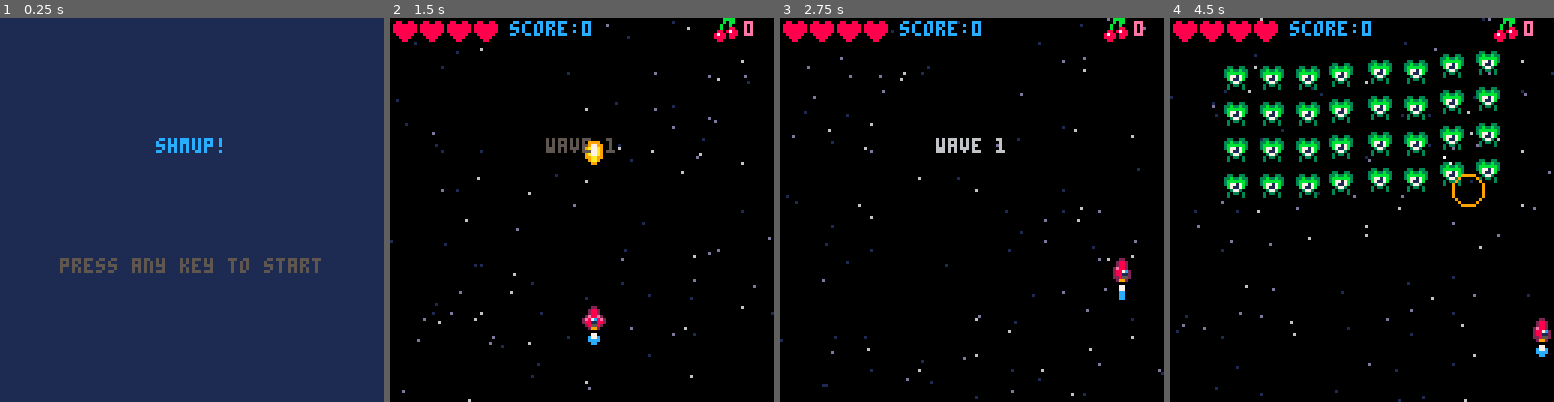
Above: before the commit, frames 1-4 (left to right).
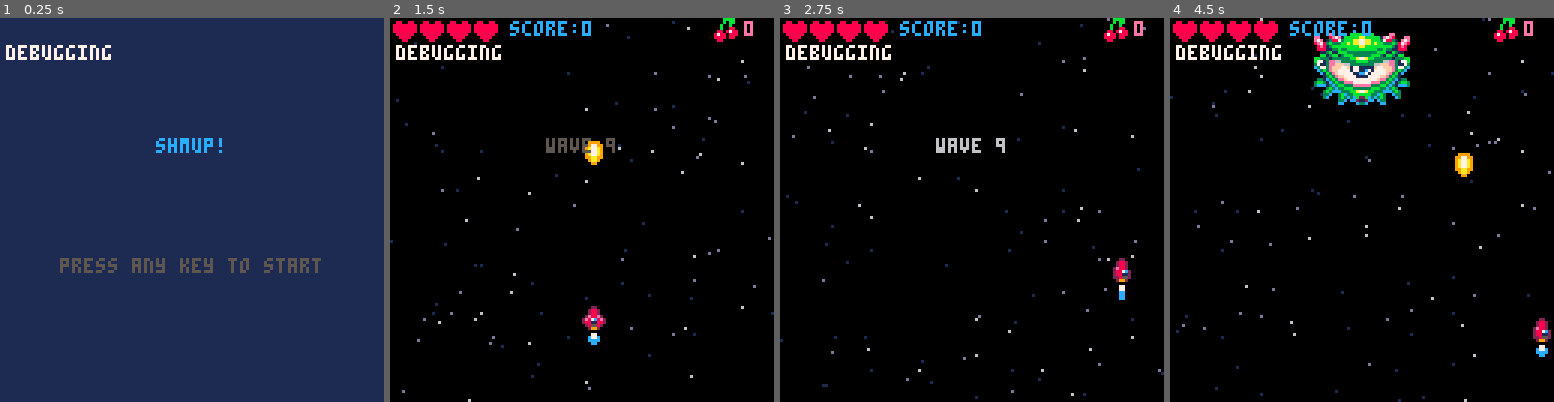
Above: after the commit, the same moments.

Repository: shanehendrickson/shmup
Game: PICO-8 cartridge shmup.p8
The game is run twice, just before and just after one commit, with the same random seed, the same clock (stepped at 60 frames per second) and the same inputs.
Inputs:
- Up to frame 1 (0.25 s): no input
- Up to frame 2 (1.5 s): tap X (X key) at 0.33, 1.07 s; tap O (Z key) at 0.7 s
- Up to frame 3 (2.75 s): hold Right 1.6-2.1 s; tap O (Z key) at 1.7, 2.1, 2.5 s; tap X (X key) at 1.85 s; hold Up 2.15-2.42 s; hold Right from 2.47 s (still down)
- Up to frame 4 (4.5 s): tap O (Z key) every 0.4 s from 2.9 to 4.1 s; tap X (X key) at 2.97, 4.08 s; release Right at 3.03 s; hold Left 3.08-3.58 s; hold Down 3.63-3.97 s; hold Right from 4.02 s (still down)

The runs differ from the first frame. In frame 1, 0.5% of the frame differs, in the area x 1-29%, y 7-11%; in frame 2, 0.6%; in frame 3, 0.6%; in frame 4, 12%, in the area x 1-86%, y 3-50%.

Commit message:
boss initial setup

Diff:
--- a/0_main.lua
+++ b/0_main.lua
@@ -1,11 +1,8 @@
 --[[
-
-    bombs?
-
-    scoring
 
     boss
 
+    scoring
     nicer screens
 ]]
 
@@ -17,6 +14,8 @@
     t=0
     lockout=0
     shake=0
+
+    debug="debugging"
 end
 
 function _update()
@@ -51,7 +50,7 @@
     elseif mode=="win" then
         draw_win()
     end
-
+    print(debug,2,9,7)
 end
 
 function startscreen()
@@ -62,7 +61,7 @@
 function startgame()
 
     t=0
-    wave=0
+    wave=8
     lastwave=9
     nextwave()
 
--- a/2_update.lua
+++ b/2_update.lua
@@ -1,75 +1,75 @@
 function update_game()
     --controls
-    ship.sx=0
-    ship.sy=0
-    ship.spr=2
+    ship.sx = 0
+    ship.sy = 0
+    ship.spr = 2
 
     if btn(0) then
-        ship.sx=-2
-        ship.spr=1
+        ship.sx = -2
+        ship.spr = 1
     end
     if btn(1) then
-        ship.sx=2
-        ship.spr=3
+        ship.sx = 2
+        ship.spr = 3
     end
     if btn(2) then
-        ship.sy=-2
+        ship.sy = -2
     end
     if btn(3) then
-        ship.sy=2
+        ship.sy = 2
     end
 
     if btnp(4) then
-        if cherry>0 then
+        if cherry > 0 then
             cherrybomb(cherry)
-            cherry=0
+            cherry = 0
         else
             sfx(32)
         end
     end
 
     if btn(5) then
-        if bultimer<=0 then
-            local newbul=makespr()
-            newbul.x=ship.x+1
-            newbul.y=ship.y-3
-            newbul.spr=16
-            newbul.colw=5
-            newbul.sy=-4
-            newbul.dmg=1
-            add(buls,newbul)
+        if bultimer <= 0 then
+            local newbul = makespr()
+            newbul.x = ship.x + 1
+            newbul.y = ship.y - 3
+            newbul.spr = 16
+            newbul.colw = 5
+            newbul.sy = -4
+            newbul.dmg = 1
+            add(buls, newbul)
 
             sfx(0)
-            muzzle=5
-            bultimer=4
-        end
-    end
-    bultimer-=1
+            muzzle = 5
+            bultimer = 4
+        end
+    end
+    bultimer -= 1
 
     --moving the ship
-    ship.x+=ship.sx
-    ship.y+=ship.sy
+    ship.x += ship.sx
+    ship.y += ship.sy
 
     --checking if we hit the edge
-    if ship.x>120 then
-        ship.x=120
-    end
-    if ship.x<0 then
-        ship.x=0
-    end
-    if ship.y>120 then
-        ship.y=120
-    end
-    if ship.y<0 then
-        ship.y=0
+    if ship.x > 120 then
+        ship.x = 120
+    end
+    if ship.x < 0 then
+        ship.x = 0
+    end
+    if ship.y > 120 then
+        ship.y = 120
+    end
+    if ship.y < 0 then
+        ship.y = 0
     end
 
     --move the bullets
     for mybul in all(buls) do
         move(mybul)
 
-        if mybul.y<-8 then
-            del(buls,mybul)
+        if mybul.y < -8 then
+            del(buls, mybul)
         end
     end
 
@@ -77,16 +77,16 @@
     for myebul in all(ebuls) do
         move(myebul)
         animate(myebul)
-        if myebul.y>128 or myebul.x<-8 or myebul.x>128 or myebul.y<-8 then
-            del(ebuls,myebul)
+        if myebul.y > 128 or myebul.x < -8 or myebul.x > 128 or myebul.y < -8 then
+            del(ebuls, myebul)
         end
     end
 
     --move pickups
     for mypick in all(pickups) do
         move(mypick)
-        if mypick.y>128  then
-            del(pickups,mypick)
+        if mypick.y > 128 then
+            del(pickups, mypick)
         end
     end
 
@@ -98,28 +98,30 @@
         -- enemy animation
         animate(myen)
 
-
         --enemy leaving screen
-        if myen.mission!="flyin" then
-            if myen.y>128 or myen.x<-8 or myen.x>128 then
-                del(enemies,myen)
+        if myen.mission != "flyin" then
+            if myen.y > 128 or myen.x < -8 or myen.x > 128 then
+                del(enemies, myen)
             end
         end
     end
 
     --collision bullet x enemy
     for myen in all(enemies) do
-        for mybul in all (buls) do
-            if col(myen,mybul) then
-                del(buls,mybul)
-                smol_shwave(mybul.x,mybul.y)
-                smol_spark(myen.x+4,myen.y+4)
-                if myen.hp>0 then
-                    myen.hp-=mybul.dmg
-                    sfx(3)
-                    myen.flash=2
+        for mybul in all(buls) do
+            if col(myen, mybul) then
+                del(buls, mybul)
+                smol_shwave(mybul.x, mybul.y)
+                smol_spark(myen.x + 4, myen.y + 4)
+                myen.hp -= mybul.dmg
+                sfx(3)
+                if myen.boss then
+                    myen.flash = 5
+                else
+                    myen.flash = 2
                 end
-                if myen.hp<=0 then
+
+                if myen.hp <= 0 then
                     killen(myen)
                 end
             end
@@ -128,43 +130,44 @@
 
     --collision ship x enemy
 
-    if invul<=0 then
+    if invul <= 0 then
         for myen in all(enemies) do
-            if col(myen,ship) then
-                explode(ship.x+4, ship.y+4,true)
-                lives-=1
-                shake=4
+            if col(myen, ship) then
+                explode(ship.x + 4, ship.y + 4, true)
+                lives -= 1
+                shake = 4
                 sfx(1)
-                invul=60
-            end
-        end
-    else invul-=1
+                invul = 60
+            end
+        end
+    else
+        invul -= 1
     end
 
     --collision ship x enemy bullets
-    if lives<=0 then
-        mode="over"
-        lockout=t+30
+    if lives <= 0 then
+        mode = "over"
+        lockout = t + 30
         music(6)
         return
     end
 
-    if invul<=0 then
+    if invul <= 0 then
         for myebul in all(ebuls) do
-            if col(myebul,ship) then
-                explode(ship.x+4, ship.y+4,true)
-                lives-=1
-                shake=4
+            if col(myebul, ship) then
+                explode(ship.x + 4, ship.y + 4, true)
+                lives -= 1
+                shake = 4
                 sfx(1)
-                invul=60
+                invul = 60
             end
         end
     end
 
     --collision pickup x ships
     for mypick in all(pickups) do
-        if col(mypick,ship) then
-            del(pickups,mypick)
+        if col(mypick, ship) then
+            del(pickups, mypick)
             plogic(mypick)
         end
     end
@@ -172,78 +175,74 @@
     --pick an enemy
     picktimer()
 
-
     --animate flame
-    flamespr=flamespr+1
-    if flamespr>9 then
-        flamespr=5
+    flamespr = flamespr + 1
+    if flamespr > 9 then
+        flamespr = 5
     end
 
     --animate mullze flash
-    if muzzle>0 then
-        muzzle=muzzle-1
+    if muzzle > 0 then
+        muzzle = muzzle - 1
     end
     animatestars()
 
     -- check if wave over
-    if mode=="game" and #enemies==0 then
+    if mode == "game" and #enemies == 0 then
         nextwave()
     end
-
-
 end --update_game
 
 function update_start()
-
-    if btn(4)==false and btn(5)==false then
-        btnreleased=true
+    if btn(4) == false and btn(5) == false then
+        btnreleased = true
     end
 
     if btnreleased then
         if btnp(4) or btnp(5) then
-        startgame()
-        btnreleased=false
+            startgame()
+            btnreleased = false
         end
     end
 end
 
 function update_over()
-    if t<lockout then
+    if t < lockout then
         return
     end
-    if btn(4)==false and btn(5)==false then
-        btnreleased=true
+    if btn(4) == false and btn(5) == false then
+        btnreleased = true
     end
 
     if btnreleased then
         if btnp(4) or btnp(5) then
             startscreen()
-            btnreleased=false
+            btnreleased = false
         end
     end
 end
 
 function update_win()
-    if t<lockout then
+    if t < lockout then
         return
     end
-    if btn(4)==false and btn(5)==false then
-        btnreleased=true
+    if btn(4) == false and btn(5) == false then
+        btnreleased = true
     end
 
     if btnreleased then
         if btnp(4) or btnp(5) then
             startscreen()
-            btnreleased=false
+            btnreleased = false
         end
     end
 end
 
 function update_wavetext()
     update_game()
-    wavetime-=1
-    if wavetime<=0 then
-        mode="game"
+    wavetime -= 1
+    if wavetime <= 0 then
+        mode = "game"
         spawnwave()
     end
 end
--- a/3_draw.lua
+++ b/3_draw.lua
@@ -14,7 +14,6 @@
         end
     end
 
-
     --drawing enemy bullets
     for myebul in all(ebuls) do
         drwmyspr(myebul)
@@ -22,15 +21,17 @@
 
     --floats
     for myfl in all(floats) do
-        cprint(myfl.txt,myfl.x,myfl.y,7)
-        myfl.y-=0.5
-        myfl.age+=1
-        if myfl.age>60 then
-            del(floats,myfl)
+        local mycol = 7
+        if t % 4 < 2 then
+            mycol = 8
+        end
+        cprint(myfl.txt, myfl.x, myfl.y, 7)
+        myfl.y -= 0.5
+        myfl.age += 1
+        if myfl.age > 60 then
+            del(floats, myfl)
         end
     end
-
-
 
     --drawing pickups
     for mypick in all(pickups) do
@@ -49,10 +50,18 @@
     --drawing enemies
     for myen in all(enemies) do
         if myen.flash > 0 then
+            if t % 4 < 2 then
+                pal(3, 8)
+                pal(11, 14)
+            end
+            if myen.boss then
+                myen.spr = 64
+            else
+                for i = 1, 15 do
+                    pal(i, 7)
+                end
+            end
             myen.flash -= 1
-            for i = 1, 15 do
-                pal(i, 7)
-            end
         end
         drwmyspr(myen)
         pal()
--- a/4_waves.lua
+++ b/4_waves.lua
@@ -78,8 +78,8 @@
         --boss
         attacfreq = 60
         placens({
+            { 0, 0, 0, 0, 5, 0, 0, 0, 0, 0 },
             { 0, 0, 0, 0, 0, 0, 0, 0, 0, 0 },
-            { 0, 0, 0, 0, 4, 0, 0, 0, 0, 0 },
             { 0, 0, 0, 0, 0, 0, 0, 0, 0, 0 },
             { 0, 0, 0, 0, 0, 0, 0, 0, 0, 0 }
         })
@@ -154,6 +154,24 @@
         myen.sprh = 2
         myen.colw = 16
         myen.colh = 16
+    elseif entype==5 then
+        -- boss
+        myen.spr = 68
+        myen.hp = 200
+        myen.ani = { 68, 72, 76, 72 }
+        myen.sprw = 4
+        myen.sprh = 3
+        myen.colw = 32
+        myen.colh = 24
+
+        myen.x=48
+        myen.y=-24
+
+        myen.posx=48
+        myen.posy=25
+
+        myen.boss=true
+
     end
 
     add(enemies, myen)
--- a/5_behavior.lua
+++ b/5_behavior.lua
@@ -8,19 +8,42 @@
     if myen.mission == "flyin" then
         --flying in
         --basic easing function: x+=(targetx-x)/n
-
-        myen.x += (myen.posx - myen.x) / 7 --ease in
-        myen.y += (myen.posy - myen.y) / 7
+        local dx = (myen.posx - myen.x) / 7 --ease in
+        local dy = (myen.posy - myen.y) / 7
+
+        if myen.boss then
+            -- myen.x+=min(dx,1)
+            myen.y += min(dy, 1)
+        else
+            myen.x += dx
+            myen.y += dy
+        end
 
         if abs(myen.y - myen.posy) < 0.7 then
             myen.y = myen.posy
             myen.x = myen.posx
-            myen.mission = "protect"
+            if myen.boss then
+                myen.mission = "boss1"
+                myen.phbegin=t
+            else
+                myen.mission = "protect"
+            end
         end
     elseif myen.mission == "protect" then
         --staying putting
 
-        --this enemy attack pattern would be great for an enemy class
+    elseif myen.mission == "boss1" then
+        boss1(myen)
+    elseif myen.mission == "boss2" then
+        boss2(myen)
+    elseif myen.mission == "boss3" then
+        boss3(myen)
+    elseif myen.mission == "boss4" then
+        boss4(myen)
+    elseif myen.mission == "boss5" then
+        boss5(myen)
+
+
     elseif myen.mission == "attack" then
         --attack
         if myen.type == 1 then
@@ -153,6 +176,7 @@
         end
         --enemies who are attacking are more likely to drop pickups
         cherrychance = 0.2
+        popfloat("100", myen.x + 4, myen.y + 4)
     end
 end
 
@@ -168,22 +192,21 @@
 function plogic(mypick)
     cherry += 1
     smol_shwave(mypick.x + 4, mypick.y + 4, 14)
-    if cherry==10 then
+    if cherry == 10 then
         --get a life
-        if lives<4 then
-            lives+=1
+        if lives < 4 then
+            lives += 1
             sfx(31)
-            cherry=0
-            popfloat("1up!",mypick.x+4,mypick.y+4)
+            cherry = 0
+            popfloat("1up!", mypick.x + 4, mypick.y + 4)
         else
             --????
-            score+=100
-            cherry=0
+            score += 100
+            cherry = 0
         end
     else
         sfx(30)
     end
-
 end
 
 function animate(myen)
--- a/6_bullets.lua
+++ b/6_bullets.lua
@@ -4,9 +4,12 @@
     local myebul = makespr()
     myebul.x = myen.x + 3
     myebul.y = myen.y + 6
-    if myen.type == 3 then
+    if myen.type == 4 then
         myebul.x = myen.x + 7
         myebul.y = myen.y + 13
+    elseif myen.boss then
+        myebul.x = myen.x + 15
+        myebul.y = myen.y + 23
     end
     myebul.spr = 32
     myebul.ani = { 32, 33, 34, 33 }
@@ -18,8 +21,9 @@
     myebul.colw = 2
     myebul.colh = 2
     myebul.bulmode = true
-
-    myen.flash = 4
+    if myen.boss != true then
+        myen.flash = 4
+    end
     add(ebuls, myebul)
     sfx(29)
     return myebul
@@ -46,7 +50,7 @@
     local spc = 0.25 / (cherry * 2)
 
     for i = 0, cherry * 2 do
-        local ang=0.375+spc*i
+        local ang = 0.375 + spc * i
         local newbul = makespr()
         newbul.x = ship.x
         newbul.y = ship.y - 3
@@ -57,8 +61,8 @@
 
         add(buls, newbul)
     end
-    big_shwave(ship.x,ship.y)
-    shake=cherry
+    big_shwave(ship.x, ship.y)
+    shake = cherry
     muzzle = 5
-    invul=60
+    invul = 60
 end
--- /dev/null
+++ b/7_boss.lua
@@ -0,0 +1,33 @@
+--boss
+
+function boss1(boss)
+    debug = "boss1"
+    if boss.phbegin + 8 * 30 < t then
+        boss.mission = "boss2"
+        boss.phbegin = t
+    end
+end
+function boss2(boss)
+    debug = "boss2"
+    if boss.phbegin + 8 * 30 < t then
+        boss.mission = "boss3"
+        boss.phbegin = t
+    end
+end
+function boss3(boss)
+    debug = "boss3"
+    if boss.phbegin + 8 * 30 < t then
+        boss.mission = "boss4"
+        boss.phbegin = t
+    end
+end
+function boss4(boss)
+    debug = "boss4"
+    if boss.phbegin + 8 * 30 < t then
+        boss.mission = "boss1"
+        boss.phbegin = t
+    end
+end
+function boss5(boss)
+    --asplodey
+end
--- a/shmup.p8
+++ b/shmup.p8
@@ -8,6 +8,7 @@
 #include 4_waves.lua
 #include 5_behavior.lua
 #include 6_bullets.lua
+#include 7_boss.lua
 
 
 
Not shown, changed: 27 lines of the sprite sheet (__gfx__) section of shmup.p8
Not shown, changed: the sound effects (__sfx__) section of shmup.p8
